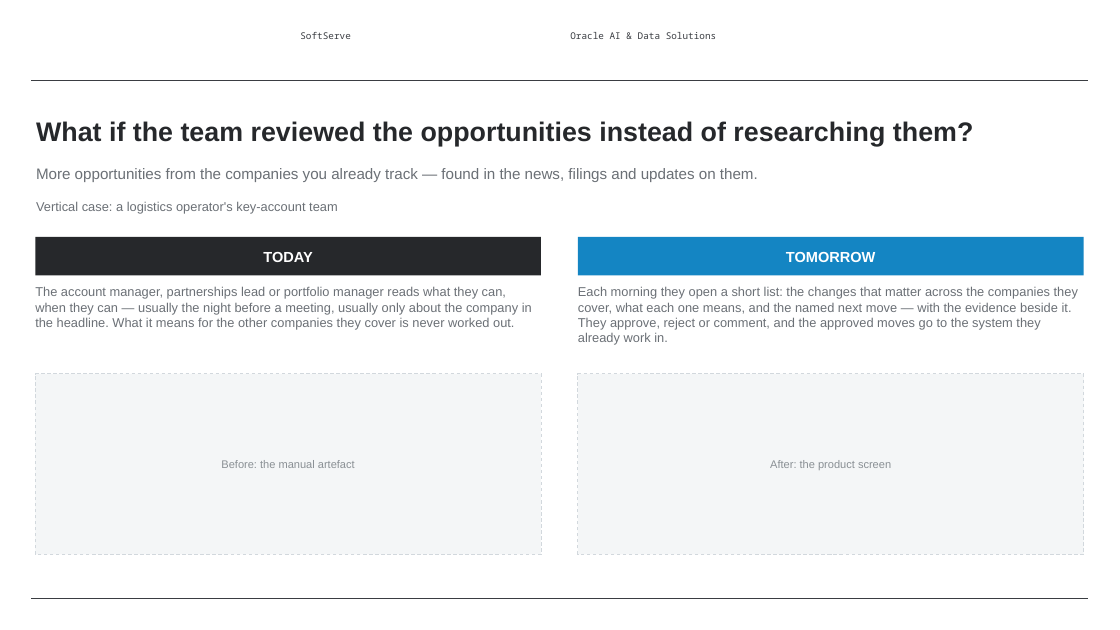
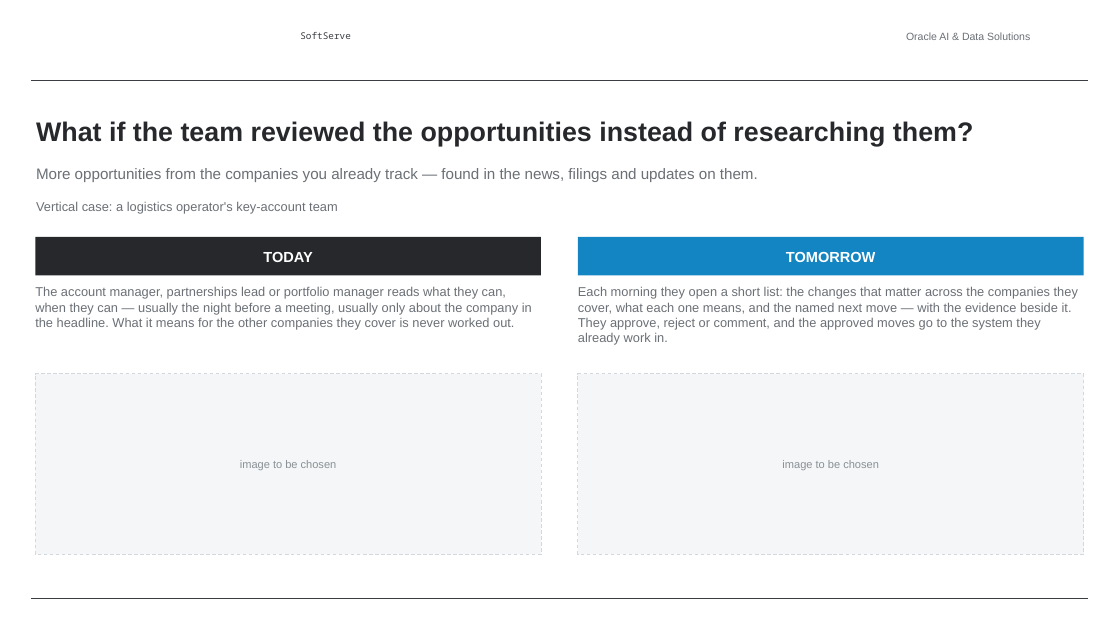
Before and after one commit to alexey-orlov/AO-Personal-OS, a slide deck: slide 4 of outputs/oracle-packs/account-insights/artifacts/account-insights-sales-deck.pptx. Drawn at 1120x630 pixels with LibreOffice and Linux fonts; fonts in the diff are those of the drawing; background and template pictures are left out. Boxes give left, top, right and bottom in pixels: in the first picture for what was removed or moved away, otherwise in the second. Text is boxed around its words. In the diff, an @@ line names an element or a change of style, - is before the commit and + after.

```diff
--- a/outputs/oracle-packs/account-insights/artifacts/account-insights-sales-deck.pptx
+++ b/outputs/oracle-packs/account-insights/artifacts/account-insights-sales-deck.pptx
@@ text "Oracle AI & Data Solutions" at bbox=[906, 32, 1030, 40]: size 8 to 9 pt, font Noto Sans Mono to Arial, text colour #3A3D42 to #6B7076; alignment left to right @@
@@ text at bbox=[240, 460, 337, 470]: text changed @@
-Before: the manual artefact
+image to be chosen
@@ text at bbox=[782, 460, 879, 470]: text changed @@
-After: the product screen
+image to be chosen
```
Also in this commit, not shown: 9 other slides changed, 11 other files.
